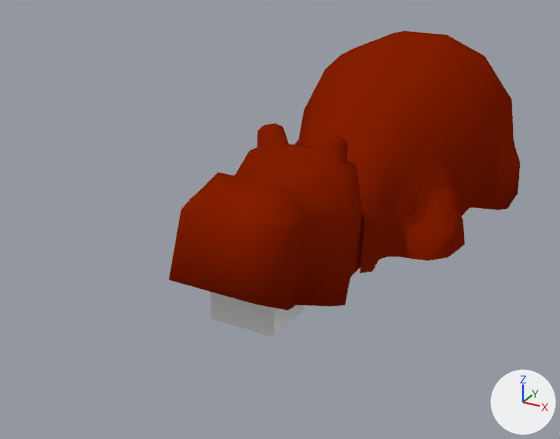
Before and after pictures for a commit that changed the Blender file Hippo/Assets/Resources/Actor/Hippo/Objects/hippo.blend.
Rendered twice from a camera (50 mm lens) standing at (9.8, -16.4, 11.4) and looking at (-1.0, 3.2, 1.6). The lights are fixed; the arrows at lower right show +X, +Y and +Z. Both versions are drawn at frame 6 of the action 'CylinderAction'; the numbers are the values there.

Names of what the first picture shows: 'Body', 'Cube', 'Head', 'Neck'.
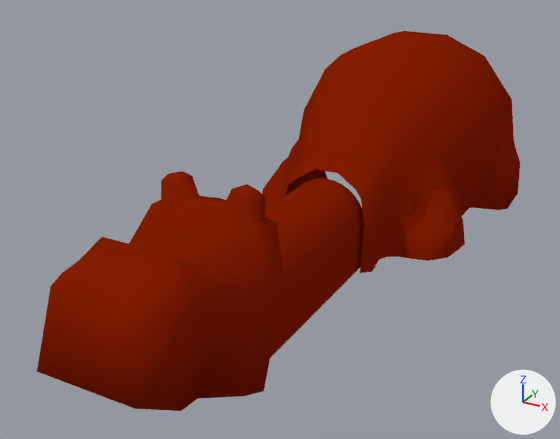
Patch to the scene script:
```diff
--- a/Hippo/Assets/Resources/Actor/Hippo/Objects/hippo.blend.py
+++ b/Hippo/Assets/Resources/Actor/Hippo/Objects/hippo.blend.py
@@ ob_head @@
 ob_head = bpy.data.objects.new('Head', me_cube_001)
-ob_head.location = (-0.01, 2.15, 0.52)
+ob_head.location = (-0.01, -2.5, 0.52)
 ob_head.rotation_euler = (0.38, -0.0000237, -3.142)  # degrees (22, 0, -180)
@@ ob_neck @@
 ob_neck = bpy.data.objects.new('Neck', me_cylinder)
-ob_neck.location = (0.01, 5.43, 1.39)
+ob_neck.location = (0.01, 1.1, 1.39)
 ob_neck.rotation_euler = (-1.571, 0.0, 0.0)  # degrees (-90, 0, 0)
```

Location of each change, [x1, y1, x2, y2] in pixels of the pictures (560 x 439 px):
'Head', moved: before [169, 123, 362, 310]; after [37, 171, 284, 411]
'Neck', moved: before [351, 211, 364, 276]; after [265, 178, 364, 358]
'Cube', unchanged, covered by the edit: before [211, 292, 307, 337]
